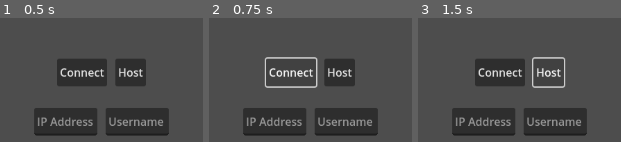
Above: before the commit, frames 1-3 (left to right).
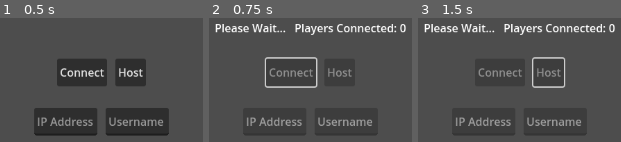
Above: after the commit, the same moments.

Repository: LunarTides/ToS
Game: Godot game, scene res://Scenes/lobby.tscn
The game is run twice, just before and just after one commit, with the same random seed, the same clock (stepped at 60 frames per second) and the same inputs.
Inputs (mouse positions are in pixels of both pictures, inside the frame that each line leads up to):
- Up to frame 1 (0.5 s): no input
- Up to frame 2 (0.75 s): click "Connect" at 0.5 s
- Up to frame 3 (1.5 s): click (547, 72) at 1.25 s, where only the run before the commit has a clickable "Host"

Frame 1 is identical in both runs. In frame 2, 4.3% of the frame differs, in the area x 2-98%, y 4-48%; in frame 3, 4.2%.

Commit message:
Improvements to ui / lobby stuff

Diff:
--- a/Scenes/lobby.tscn
+++ b/Scenes/lobby.tscn
@@ -59,5 +59,41 @@
 layout_mode = 2
 text = "Host"
 
+[node name="Text" type="SplitContainer" parent="."]
+visible = false
+layout_mode = 1
+anchors_preset = 8
+anchor_left = 0.5
+anchor_top = 0.5
+anchor_right = 0.5
+anchor_bottom = 0.5
+offset_left = -45.0
+offset_top = -84.0
+offset_right = 45.0
+offset_bottom = -44.0
+grow_horizontal = 2
+grow_vertical = 2
+
+[node name="Wait" type="Label" parent="Text"]
+layout_mode = 2
+size_flags_horizontal = 4
+text = "Please Wait..."
+
+[node name="Players" type="Label" parent="Text"]
+layout_mode = 2
+size_flags_horizontal = 4
+text = "Players Connected: %s"
+
+[node name="InfoPopup" type="PopupMenu" parent="."]
+transparent_bg = true
+initial_position = 2
+size = Vector2i(217, 100)
+always_on_top = true
+transparent = true
+item_count = 1
+item_0/text = ""
+item_0/id = 0
+item_0/separator = true
+
 [connection signal="pressed" from="Buttons/ConnectButton" to="." method="_on_connect_button_pressed"]
 [connection signal="pressed" from="Buttons/HostButton" to="." method="_on_host_button_pressed"]
--- a/Scripts/chat.gd
+++ b/Scripts/chat.gd
@@ -1,28 +1,20 @@
 extends Control
 
 @onready var input = $Panel/LineEdit
+@onready var message_container = $Panel/VBoxContainer
+
 @export var max_messages: int
-
-# Called when the node enters the scene tree for the first time.
-func _ready():
-	pass # Replace with function body.
-
-
-# Called every frame. 'delta' is the elapsed time since the previous frame.
-func _process(delta):
-	pass
-
 
 func _on_input_submitted(new_text):
 	# Broadcast the text to the server
 	add_chat.rpc(User.id, User.username, new_text)
 
-	$Panel/LineEdit.text = ""
+	input.text = ""
 
 @rpc("any_peer", "call_local", "unreliable", 1)
 func add_chat(player_id: int, player_name: String, text: String):
 	# TODO: Save messages to a history
-	var messages = $Panel/VBoxContainer.get_children()
+	var messages = message_container.get_children()
 
 	# If there is no space, remove the first message
 	if messages.size() >= max_messages:
--- a/Scripts/game.gd
+++ b/Scripts/game.gd
@@ -1,9 +1,25 @@
 extends Node
 
-@rpc("any_peer", "call_local", "reliable", 0)
-func assign_id(id: int):
-	User.id = id
-	Lobby.player_info.id = id
+var latest_id = 0
+
+signal lobby_loaded_after_server_disconnected(text: String)
+
+func _ready():
+	Lobby.server_disconnected.connect(_on_server_disconnected)
+
+func assign_id(sender_id: int):
+	if multiplayer.is_server():
+		latest_id += 1
+
+		if sender_id == multiplayer.get_unique_id():
+			User.assign_id(sender_id)
+		else:
+			User.assign_id.rpc_id(sender_id, latest_id)
 
 func start_game():
 	pass
+
+func _on_server_disconnected():
+	get_tree().change_scene_to_file("res://Scenes/lobby.tscn")
+
+	get_tree().create_timer(0.1).timeout.connect(func(): lobby_loaded_after_server_disconnected.emit("Server Disconnected"))
--- a/Scripts/lobby.gd
+++ b/Scripts/lobby.gd
@@ -49,15 +49,10 @@
 	multiplayer.multiplayer_peer = peer
 
 	players_loaded += 1
-	Game.assign_id(players_loaded)
+	Game.assign_id(1)
 
 	players[1] = player_info
 	player_connected.emit(1, player_info)
-
-
-func remove_multiplayer_peer():
-	multiplayer.multiplayer_peer = null
-
 
 # When the server decides to start the game from a UI scene,
 # do Lobby.load_game.rpc(filepath)
@@ -65,27 +60,24 @@
 func load_game(game_scene_path):
 	get_tree().change_scene_to_file(game_scene_path)
 
-
-# Every peer will call this when they have loaded the game scene.
-@rpc("any_peer", "call_local", "reliable")
-func player_loaded():
-	if multiplayer.is_server():
-		$Game.start_game()
-
-
 # When a peer connects, send them my player info.
 # This allows transfer of all desired data for each player, not only the unique ID.
 func _on_player_connected(id):
+	players_loaded += 1
+	Game.assign_id(id)
+
 	if multiplayer.is_server():
-		players_loaded += 1
-		Game.assign_id.rpc_id(id, players_loaded)
-
-	_register_player.rpc_id(id, player_info)
+		_register_player.rpc_id(id, player_info, players_loaded)
+	else:
+		_register_player.rpc_id(id, player_info, null)
 
 
 @rpc("any_peer", "reliable")
-func _register_player(new_player_info):
+func _register_player(new_player_info, new_players_loaded):
 	var new_player_id = multiplayer.get_remote_sender_id()
+
+	if new_players_loaded != null:
+		players_loaded = new_players_loaded
 
 	players[new_player_id] = new_player_info
 	player_connected.emit(new_player_id, new_player_info)
--- a/Scripts/lobby_scene.gd
+++ b/Scripts/lobby_scene.gd
@@ -3,15 +3,22 @@
 # TODO: Remove this
 var host_button_times = 0
 
+@onready var connect_button = $Buttons/ConnectButton
+@onready var host_button = $Buttons/HostButton
+
+@onready var ip_input = $Inputs/IPInput
+@onready var name_input = $Inputs/NameInput
+
+@onready var texts = $Text
+@onready var wait_text = $Text/Wait
+@onready var players_text = $Text/Players
+
+@onready var info_popup = $InfoPopup
+
 # Called when the node enters the scene tree for the first time.
 func _ready():
-	pass # Replace with function body.
-
-
-# Called every frame. 'delta' is the elapsed time since the previous frame.
-func _process(delta):
-	pass
-
+	Lobby.player_connected.connect(update_players_label)
+	Game.lobby_loaded_after_server_disconnected.connect(popup)
 
 func _on_host_button_pressed():
 	# Create server.
@@ -24,14 +31,42 @@
 
 	host_button_times += 1
 
+	disable_buttons_and_inputs()
+	host_button.text = "Start Game"
+	host_button.disabled = false
+
+	wait_text.visible = false
+	update_labels()
+
 
 func _on_connect_button_pressed():
 	# Create client.
 	update_player()
-	Lobby.join_game($Inputs/IPInput.text)
+	Lobby.join_game(ip_input.text)
+
+	disable_buttons_and_inputs()
+	update_labels()
 
 func update_player():
-	User.username = $Inputs/NameInput.text
+	User.username = name_input.text
 
 	Lobby.player_info.username = User.username
 	Lobby.player_info.id = User.id
+
+func disable_buttons_and_inputs():
+	connect_button.disabled = true
+	host_button.disabled = true
+
+	ip_input.editable = false
+	name_input.editable = false
+
+func update_labels():
+	texts.visible = true
+	update_players_label(null, null)
+
+func update_players_label(_peer_id, _player_info):
+	players_text.text = "Players Connected: %s" % Lobby.players_loaded
+
+func popup(text):
+	info_popup.visible = true
+	info_popup.set_item_text(0, text)
--- a/Scripts/user.gd
+++ b/Scripts/user.gd
@@ -2,3 +2,7 @@
 
 var username: String = "Placeholder"
 var id: int = 0
+
+@rpc("authority", "call_remote", "reliable")
+func assign_id(new_id: int):
+	id = new_id
